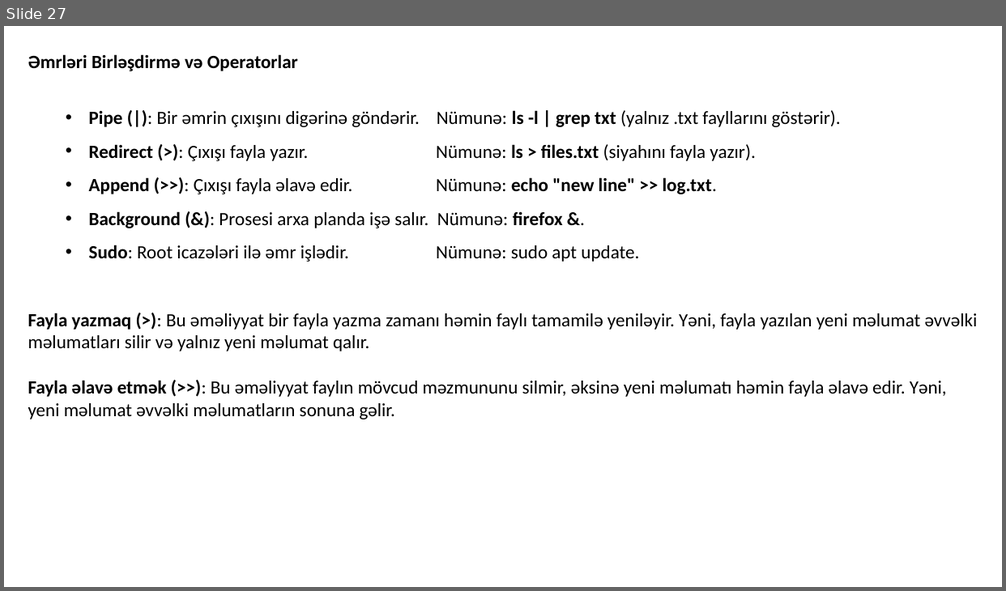
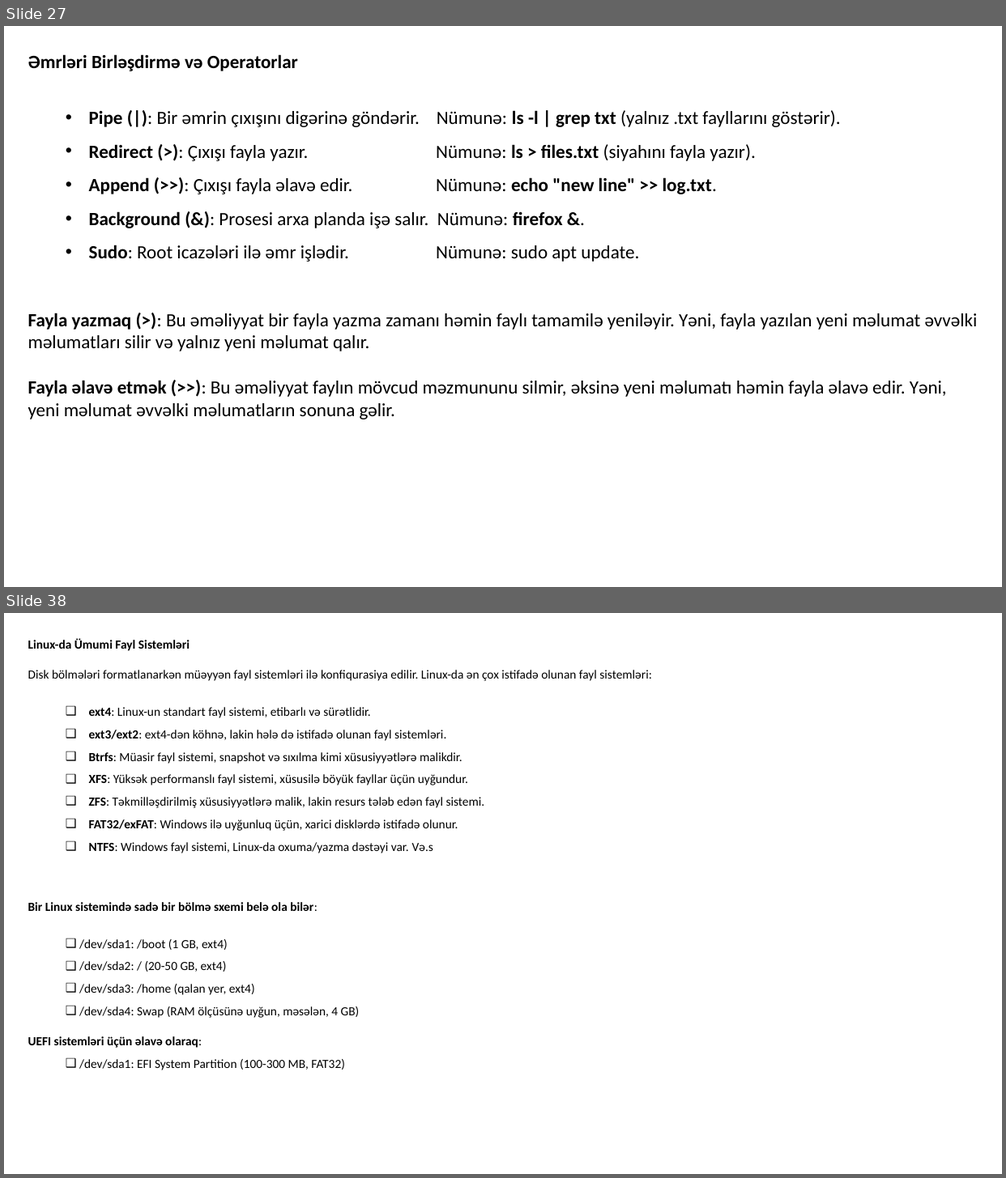
Before and after one commit to codeurient/DevOps, a slide deck: .lessons/1 operating systems/1 linux/1.pptx. Shown one above the other, each under a label of ours: slide 27 before the commit, slides 27 and 38 after it; the slides between them are not shown. The pictures are 1006x591 and 1006x1178 pixels, drawn with LibreOffice and Linux fonts; fonts in the diff are those of the drawing. Boxes give left, top, right and bottom in pixels: in the first picture for what was removed or moved away, otherwise in the second. Text is boxed around its words. In the diff, an @@ line names an element or a change of style, - is before the commit and + after.

```diff
--- a/.lessons/1 operating systems/1 linux/1.pptx
+++ b/.lessons/1 operating systems/1 linux/1.pptx
@@ slide 38 added at bbox=[4, 613, 1002, 1174], background #FFFFFF @@
@@ text added at bbox=[28, 638, 651, 1071], 12 pt, text #000000 @@
+Linux-da Ümumi Fayl Sistemləri
+Disk bölmələri formatlanarkən müəyyən fayl sistemləri ilə konfiqurasiya edilir. Linux-da ən çox istifadə olunan fayl sistemləri:
+  ❑ ext4: Linux-un standart fayl sistemi, etibarlı və sürətlidir.
+  ❑ ext3/ext2: ext4-dən köhnə, lakin hələ də istifadə olunan fayl sistemləri.
+  ❑ Btrfs: Müasir fayl sistemi, snapshot və sıxılma kimi xüsusiyyətlərə malikdir.
+  ❑ XFS: Yüksək performanslı fayl sistemi, xüsusilə böyük fayllar üçün uyğundur.
+  ❑ ZFS: Təkmilləşdirilmiş xüsusiyyətlərə malik, lakin resurs tələb edən fayl sistemi.
+  ❑ FAT32/exFAT: Windows ilə uyğunluq üçün, xarici disklərdə istifadə olunur.
+  ❑ NTFS: Windows fayl sistemi, Linux-da oxuma/yazma dəstəyi var. Və.s
+Bir Linux sistemində sadə bir bölmə sxemi belə ola bilər:
+  ❑ /dev/sda1: /boot (1 GB, ext4)
+  ❑ /dev/sda2: / (20-50 GB, ext4)
+  ❑ /dev/sda3: /home (qalan yer, ext4)
+  ❑ /dev/sda4: Swap (RAM ölçüsünə uyğun, məsələn, 4 GB)
+UEFI sistemləri üçün əlavə olaraq:
+  ❑ /dev/sda1: EFI System Partition (100-300 MB, FAT32)
```
Also in this commit, not shown: 11 other slides added, 2 slides removed.
